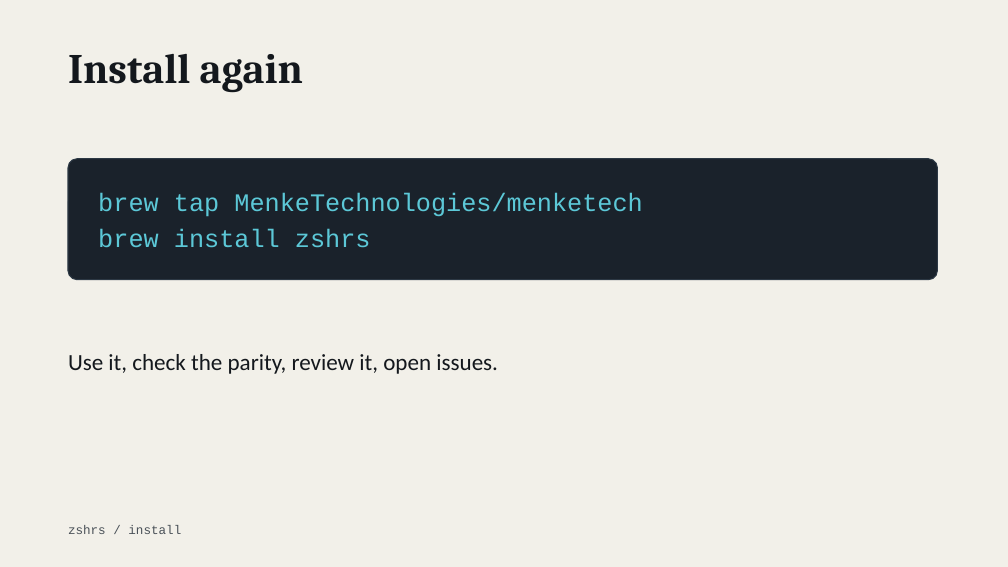
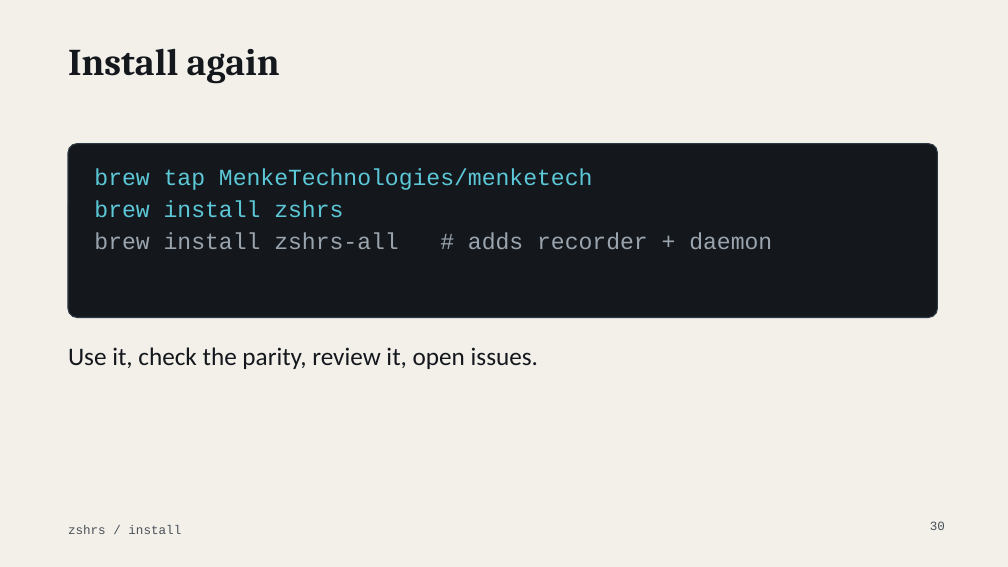
Before and after one commit to MenkeTechnologies/zshrs, a slide deck: slide 30 of docs/talk.pptx (slide 16 before the commit). Drawn at 1008x567 pixels with LibreOffice and Linux fonts; fonts in the diff are those of the drawing. Boxes give left, top, right and bottom in pixels: in the first picture for what was removed or moved away, otherwise in the second. Text is boxed around its words. In the diff, an @@ line names an element or a change of style, - is before the commit and + after.

```diff
--- a/docs/talk.pptx
+++ b/docs/talk.pptx
@@ title "Install again" at (x1=68, y1=48, x2=280, y2=84): size 40 to 36 pt @@
@@ rounded rectangle resized from (x1=68, y1=159, x2=938, y2=280) to (x1=68, y1=144, x2=938, y2=318) @@
@@ rounded rectangle at (x1=68, y1=144, x2=938, y2=318): fill #1A222B to #14181D; proportions changed @@
@@ text at (x1=94, y1=168, x2=592, y2=217): size 24 to 22 pt in "brew tap MenkeTechnologies/menketech", "brew install zshrs"; less space between paragraphs @@
@@ text "brew tap MenkeTechnologies/menketech" moved from (x1=98, y1=192, x2=642, y2=248) to (x1=94, y1=168, x2=772, y2=249) @@
@@ text "brew tap MenkeTechnologies/menketech" at (x1=94, y1=168, x2=772, y2=249): vertical alignment middle to top @@
@@ text at (x1=94, y1=232, x2=772, y2=249): paragraph added @@
+brew install zshrs-all # adds recorder + daemon
@@ text "Use it, check the parity, ..." moved from (x1=68, y1=354, x2=498, y2=374) to (x1=68, y1=347, x2=538, y2=369) @@
@@ text "Use it, check the parity, ..." at (x1=68, y1=347, x2=538, y2=369): size 22 to 24 pt @@
@@ page number added at (x1=930, y1=521, x2=945, y2=530), 12 pt, text #4A5158 @@
+30
```
Also in this commit, not shown: 11 other slides changed, 21 slides added, 5 slides removed.
